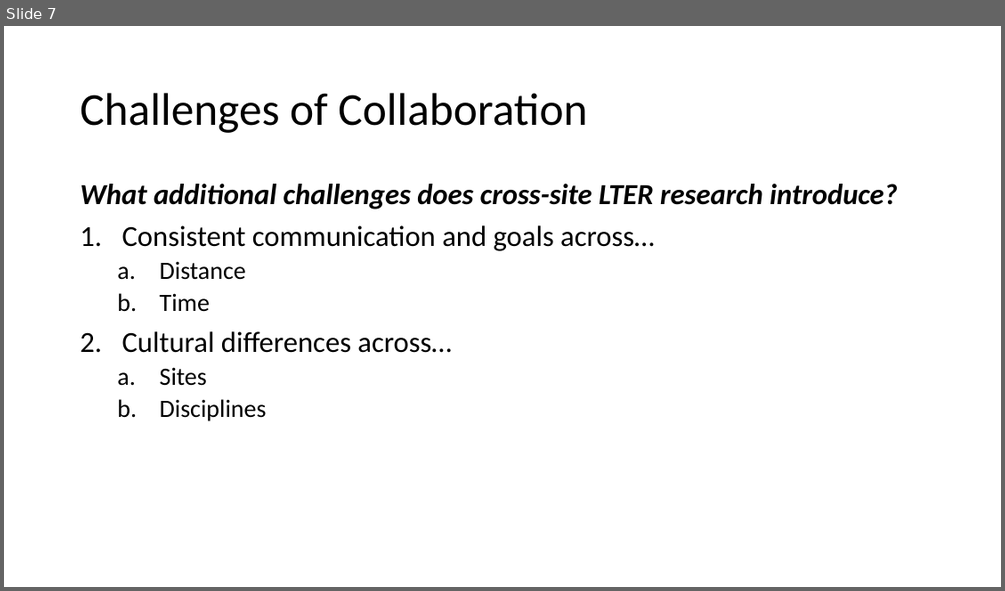
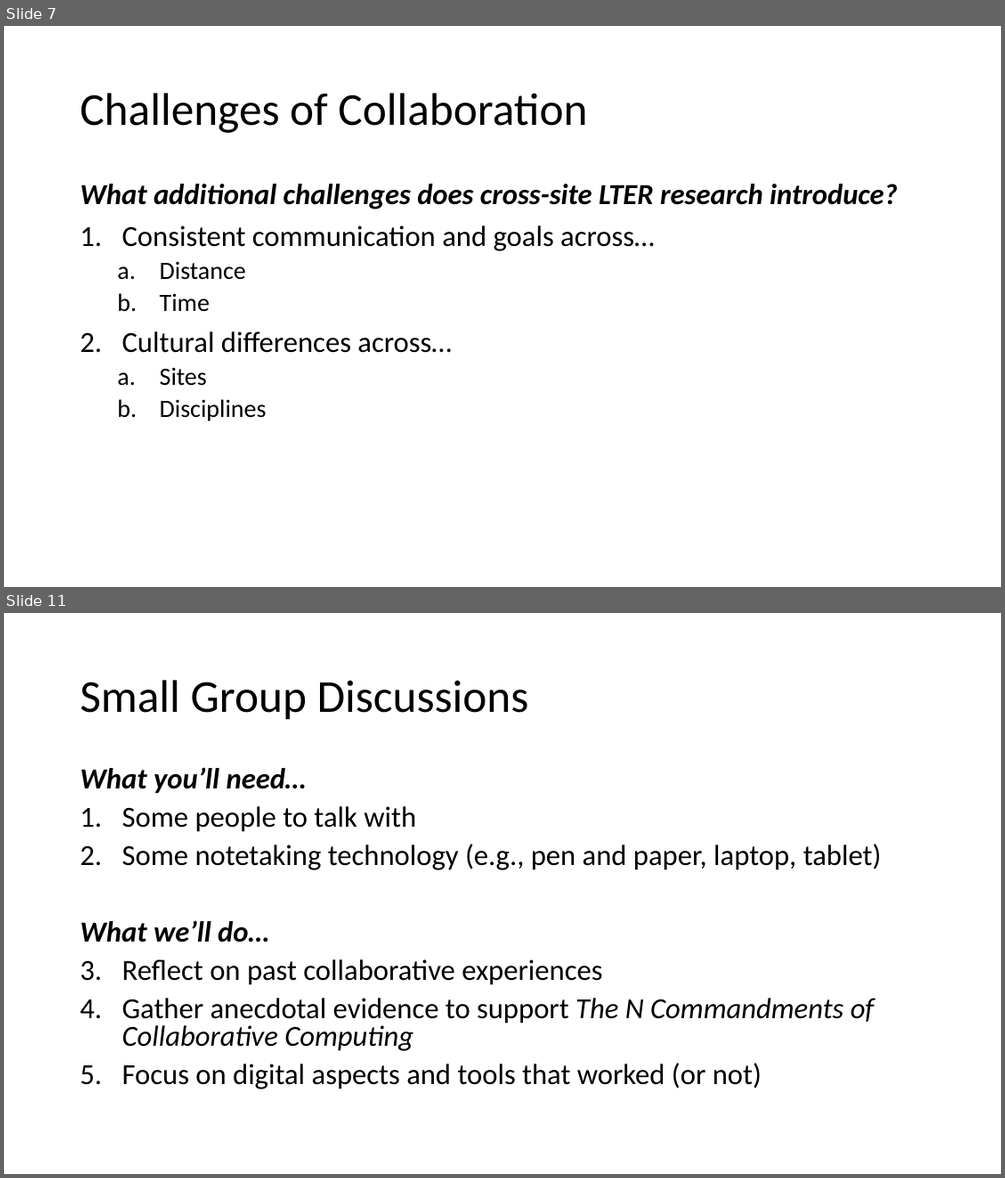
Before and after one commit to ReproducibleQM/n_commandments, a slide deck: pres_deck.pptx. Shown one above the other, each under a label of ours: slide 7 before the commit, slides 7 and 11 after it; the slides between them are not shown. The pictures are 1005x591 and 1005x1178 pixels, drawn with LibreOffice and Linux fonts; fonts in the diff are those of the drawing. Boxes give left, top, right and bottom in pixels: in the first picture for what was removed or moved away, otherwise in the second. Text is boxed around its words. In the diff, an @@ line names an element or a change of style, - is before the commit and + after.

```diff
--- a/pres_deck.pptx
+++ b/pres_deck.pptx
@@ slide 11 added at box(4, 613, 1001, 1174), background #FFFFFF @@
@@ title added at box(80, 680, 529, 720), 44 pt, text #000000 @@
+Small Group Discussions
@@ text added at box(80, 767, 882, 1089), 28 pt, text #000000 @@
+What you’ll need…
+1. Some people to talk with
+2. Some notetaking technology (e.g., pen and paper, laptop, tablet)
+What we’ll do…
+1. Reflect on past collaborative experiences
+2. Gather anecdotal evidence to support The N Commandments of Collaborative Computing
+3. Focus on digital aspects and tools that worked (or not)
```
Also in this commit, not shown: 8 other slides added.
